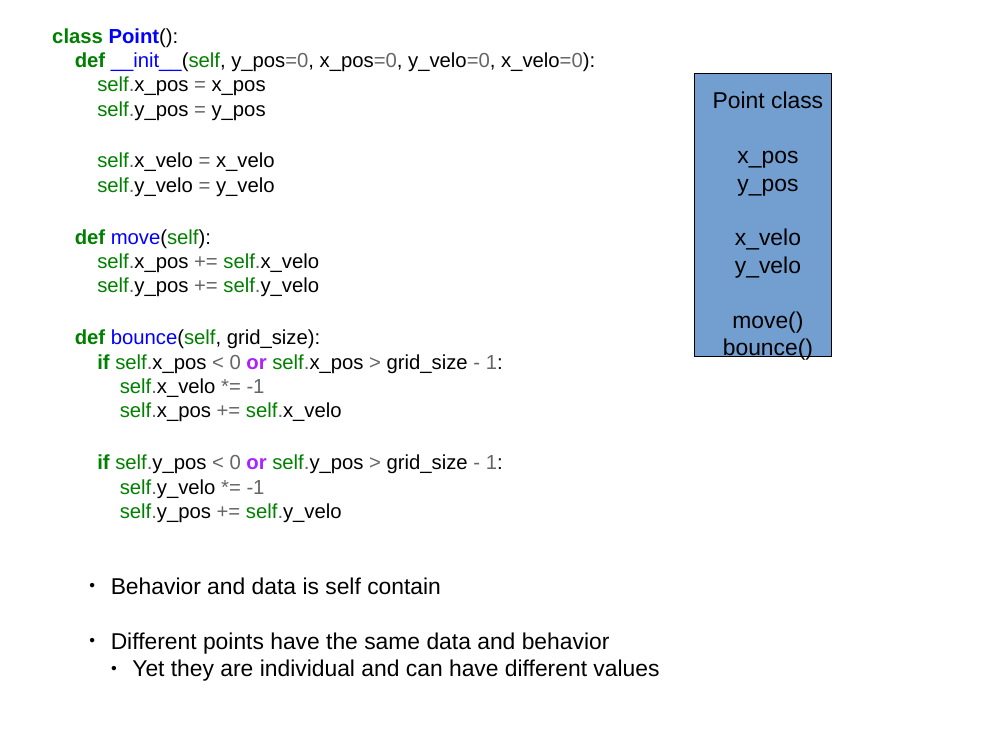
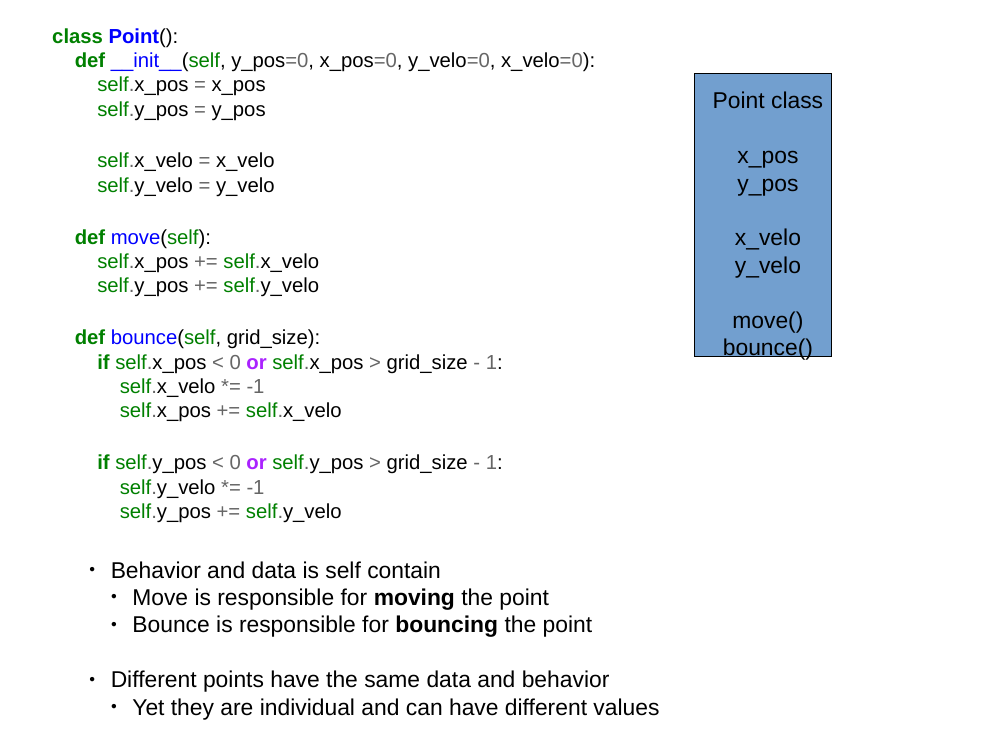
Before and after one commit to f0lie/refactoring_example, a slide deck: slide 16 of safe_code_pt2.odp (slide 15 before the commit). Drawn at 1008x756 pixels with LibreOffice and Linux fonts; fonts in the diff are those of the drawing. Boxes give left, top, right and bottom in pixels: in the first picture for what was removed or moved away, otherwise in the second. Text is boxed around its words. In the diff, an @@ line names an element or a change of style, - is before the commit and + after.

```diff
--- a/safe_code_pt2.odp
+++ b/safe_code_pt2.odp
@@ text "Behavior and data is self ...": place and size @@
-text "Behavior and data is self ..." at <box>111,577,659,681</box>
+text "Behavior and data is self ..." at <box>111,561,659,720</box>
@@ text at <box>132,588,593,637</box>: paragraphs added @@
+  ● Move is responsible for moving the point
+  ● Bounce is responsible for bouncing the point
```
Also in this commit, not shown: 2 other slides changed, 1 slide added, 4 other files.
